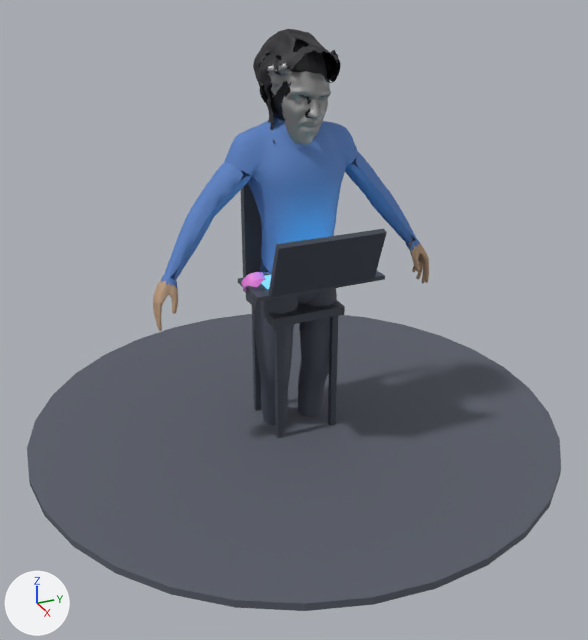
The glTF model docs/assets/avatar.glb: old version first, new version second.
Both versions are drawn from a camera (50 mm lens) standing at (2.75, -1.24, 1.86) and looking at (0.05, -0.02, 0.51). Arrows for +X, +Y and +Z are at lower left; the lights stay in place. The picture after the commit comes second. Where no turn or scale is listed for an object, it has been applied to the vertices.

The older version as bpy lines, for what is in view:
```python
me_cube_001 = bpy.data.meshes.new('Cube.001')
me_cube_001.from_pydata(...)  # 5636 vertices, 10348 faces; spans x -0.11..0.16, y -0.58..0.58, z 0.0..1.65
# faces by material slot: [4892, 2906, 1654, 896]
me_cube_001.materials.append(mat_skin)  # beige #bc9b7e
me_cube_001.materials.append(mat_shirt)  # blue #5981c4
me_cube_001.materials.append(mat_pants)  # greyish blue #505561
me_cube_001.materials.append(mat_shoes)  # dark grey #303038
me_cube_004 = bpy.data.meshes.new('Cube.004')
me_cube_004.from_pydata(...)  # a box spanning x -0.177..-0.142, y -0.15..0.15, z -0.08..0.42
me_cube_004.materials.append(mat_prop_dark)  # greyish blue #454b55
me_geometry_0 = bpy.data.meshes.new('geometry_0')
me_geometry_0.from_pydata(...)  # 5603 vertices, 10251 faces; spans x -0.143..0.193, y -0.141..0.141, z 0.572..0.952
# faces by material slot: [1939, 8312]
me_geometry_0.materials.append(mat_material_0)  # its picture is missing
me_geometry_0.materials.append(mat_hair_dark)  # black #1d1d22
ob_geometry_0 = bpy.data.objects.new('geometry_0', me_geometry_0)
ob_geometry_0.location = (0.0, 0.0, 0.651)
ob_mesh = bpy.data.objects.new('mesh', me_cube_001)
ob_mesh.location = (0.0, 0.0, -0.349)
ob_seatback = bpy.data.objects.new('seatback', me_cube_004)
ob_seatback.location = (0.0, 0.0, 0.651)
# also in view: 'seat' at (0.0, 0.0, 0.56); 'laptop_screen' at (0.29, 0.0, 0.83); 'Cylinder' at (0.0, 0.0, 0.01); 'Sphere' at (0.0, 0.0, 1.43)
```
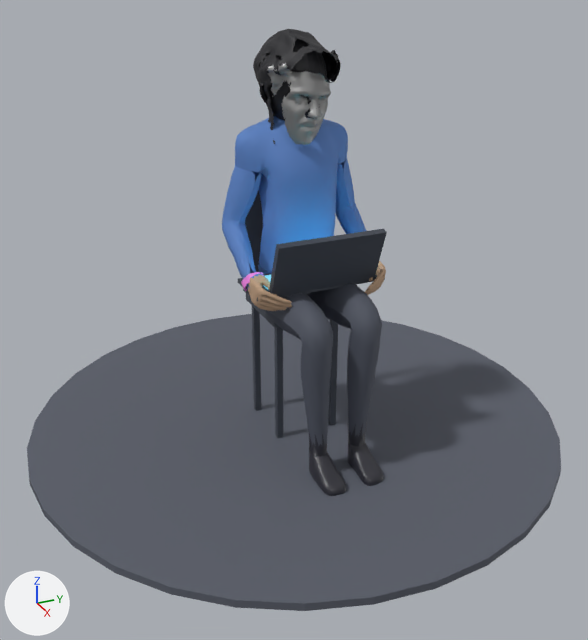
Diff of the bpy script that builds the scene:
```diff
--- a/docs/assets/avatar.glb.py
+++ b/docs/assets/avatar.glb.py
@@ me_cube_009 @@
+me_cube_009.from_pydata(...)  # 5565 vertices, 10348 faces; spans x -0.111..0.573, y -0.283..0.283, z 0.379..1.645
+# faces by material slot: [4892, 2906, 1654, 896]
+me_cube_009.materials.append(mat_skin)  # beige #bc9b7e
+me_cube_009.materials.append(mat_shirt)  # blue #5981c4
+me_cube_009.materials.append(mat_pants)  # greyish blue #505561
+me_cube_009.materials.append(mat_shoes)  # dark grey #303038
@@ ob_mesh @@
-ob_mesh = bpy.data.objects.new('mesh', me_cube_001)
-ob_mesh.location = (0.0, 0.0, -0.349)
@@ ob_mesh_001 @@
+ob_mesh_001 = bpy.data.objects.new('mesh.001', me_cube_009)
+ob_mesh_001.location = (0.0, 0.0, -0.349)
```

What differs and where, as boxes [x1, y1, x2, y2] in the pictures (588 x 640 px):
'mesh.001', added: after [222, 116, 386, 496]
    faces in mat_shirt (blue #5981c4): [222, 116, 366, 289]
    faces in mat_pants (greyish blue #505561): [265, 284, 382, 445]
    faces in mat_shoes (dark grey #303038): [308, 419, 384, 496]
    faces in mat_skin (beige #bc9b7e): [248, 261, 386, 311]
'mesh', deleted: before [153, 117, 429, 425]
    faces in mat_shirt (blue #5981c4): [161, 117, 420, 288]
    faces in mat_pants (greyish blue #505561): [254, 270, 337, 425]
    faces in mat_skin (beige #bc9b7e): [153, 239, 429, 331]
